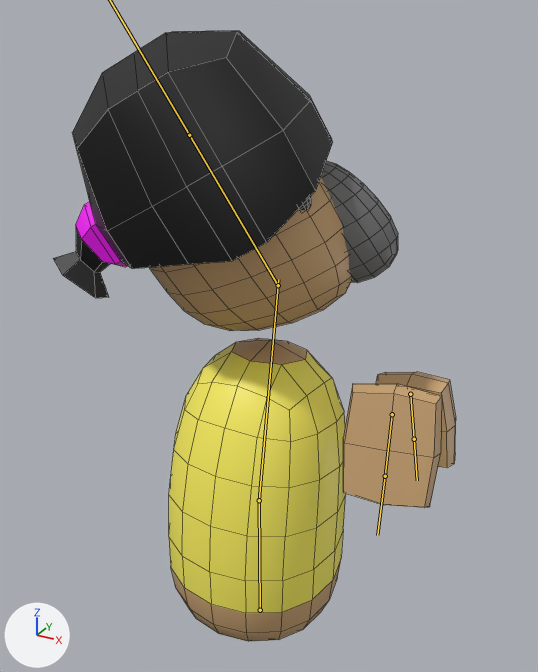
One commit to the FBX model GamesNowJam/Assets/FBX/Rig_human.fbx: the scene before it, then after it.
The view is the same before and after, from a 50 mm camera at (0.885, -11.786, 1.736) aimed at (-0.103, -9.99, 0.838). Arrows for +X, +Y and +Z are at lower left; the lights stay in place. Both versions are drawn at frame 13 of the action 'EnemyRig|Run'; the numbers are the values there. The bones that bend it are drawn over the model as lines. Mesh edges are drawn as thin lines.
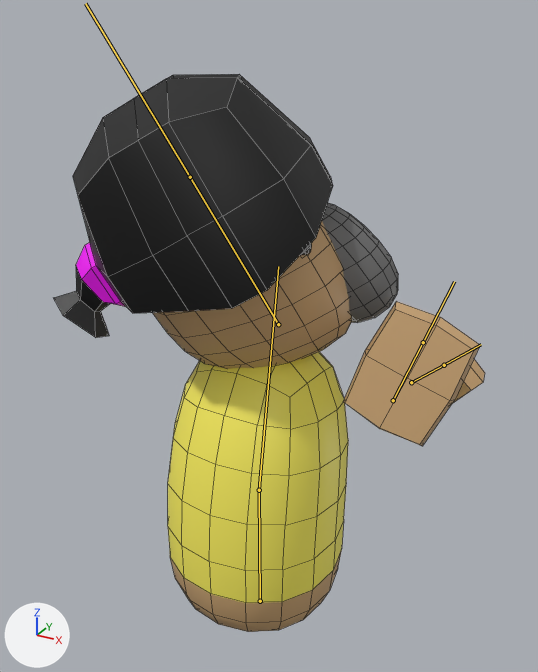
Changed parts and their boxes (x1, y1, x2, y2) in the pictures (538 x 672 px):
'Cube.019', posed (7% wider, 9% shorter)
    before: (53, 30, 456, 642)
    after: (54, 74, 485, 632)
bone 'Bone', root to tip
    before: (260, 610) to (259, 500)
    after: (260, 601) to (259, 490)
bone 'Bone.002', root to tip
    before: (278, 285) to (189, 135)
    after: (278, 324) to (190, 177)
bone 'Hand.R', root to tip
    before: (392, 414) to (385, 476)
    after: (393, 400) to (423, 342)
bone 'Hand.L', root to tip
    before: (410, 394) to (414, 439)
    after: (411, 382) to (444, 365)

The change in detail:
Bone 'Bone' (bone_bone) moves from (0.0, 0.0, 0.0) to (0.0, 0.041, 0.0).
Bone 'Bone.002' (bone_bone_002) moves from (0.0, 0.0, 0.0) to (0.026, -0.152, 0.021).
Bone 'Hand.R' (bone_hand_r) turns from (16, 6, -81) to (-39, 27, 82) degrees about its own x, y and z.
Bone 'Hand.L' (bone_hand_l) turns from (-77, -5, -3) to (-123, -137, 7) degrees about its own x, y and z.
